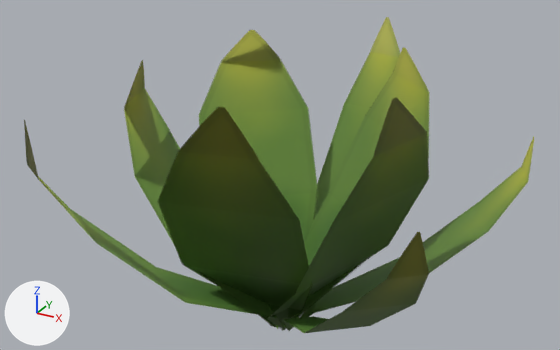
A saved change to the FBX model Assets/Models/Environment/Foliage/SimpleFoliage_V1.fbx.
Both versions are drawn from a 50 mm camera at (0.2349, -0.0382, 0.1049) aimed at (0.1915, 0.0407, 0.0655). Every picture has the same lights, and +X, +Y and +Z are marked at lower left. Where no turn or scale is listed for an object, it has been applied to the vertices.
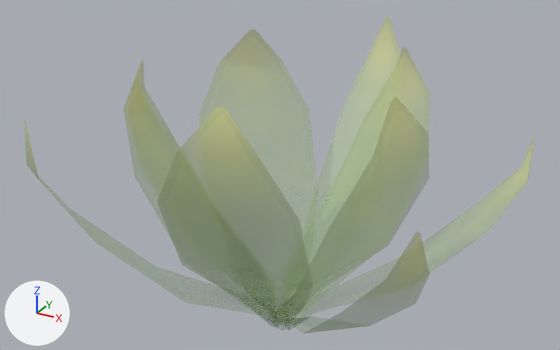
The newer file is also turned or shifted as a whole; pictures and numbers use the older file's frame.

Location of each change, (x1, y1, x2, y2) in pixels of the pictures (560 x 350 px):
'polySurface17', surface changed, shading changed
    both: (24, 17, 535, 333)

Diff of the bpy script that builds the scene:
```diff
--- a/Assets/Models/Environment/Foliage/SimpleFoliage_V1.fbx.py
+++ b/Assets/Models/Environment/Foliage/SimpleFoliage_V1.fbx.py
@@ img_trashyisland_foliage_v2_png @@
-img_trashyisland_foliage_v2_png = load_image('TrashyIsland_Foliage_V2.png', '../../TrashyIsland_Foliage_V2.png', 1028, 1028, 'sRGB')
+img_trashyisland_foliage_v2_png = load_image('TrashyIsland_Foliage_V2.png', '../../TrashyIsland_Foliage_V2.png', 1028, 1028, 'Non-Color')
@@ mat_foliage @@
 n2 = _N.new('ShaderNodeTexImage'); n2.name = 'Image Texture'
 n0 = _N.new('ShaderNodeBsdfPrincipled'); n0.name = 'Principled BSDF'
 n2.image = img_trashyisland_foliage_v2_png
+n3 = _N.new('ShaderNodeTexImage'); n3.name = 'Image Texture.001'
+n3.image = img_trashyisland_foliage_v2_png
 _L.new(n2.outputs[0], n0.inputs[0])  # 'Color' to 'Base Color'
-_L.new(n2.outputs[1], n0.inputs[4])  # 'Alpha' to 'Alpha'
 _L.new(n0.outputs[0], n1.inputs[0])  # 'BSDF' to 'Surface'
+_L.new(n3.outputs[0], n0.inputs[4])  # 'Color' to 'Alpha'
@@ me_mesh @@
 me_mesh.from_pydata(...)  # 230 vertices, 130 faces; spans x -0.0264..0.0254, y -0.0285..0.0298, z -0.017..0.0196
 # used by ob_polysurface17; location = (0.19478, 0.03993, 0.06078)
+# me_mesh part 1: its shading normals changed
 me_mesh.materials.append(mat_foliage)
```
